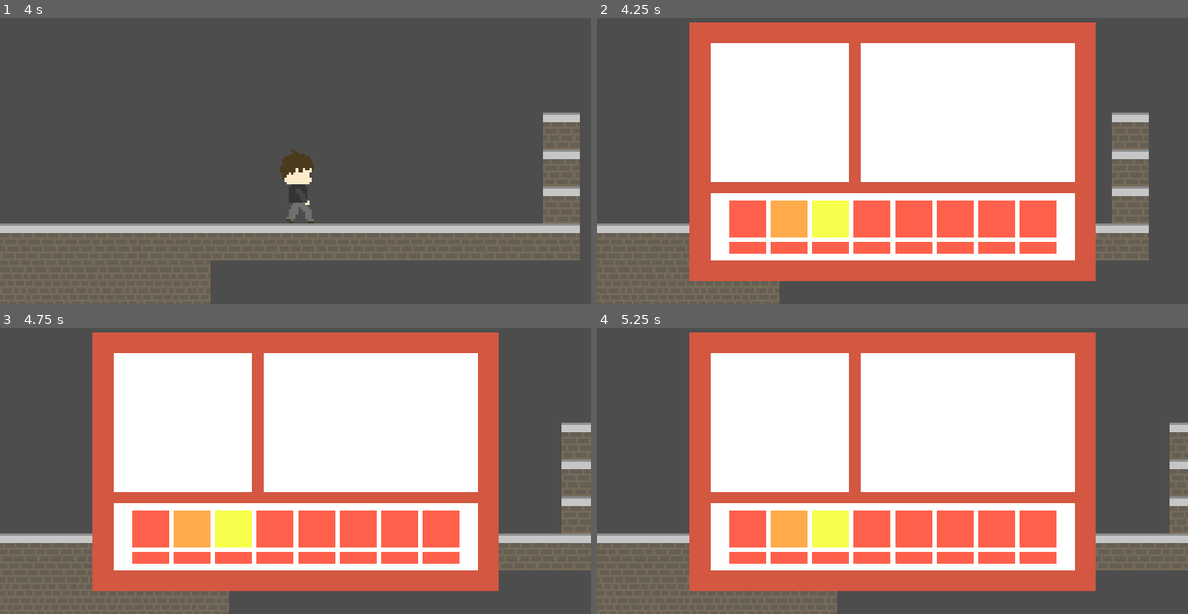
Above: before the commit, frames 1-4 (two rows, left to right).
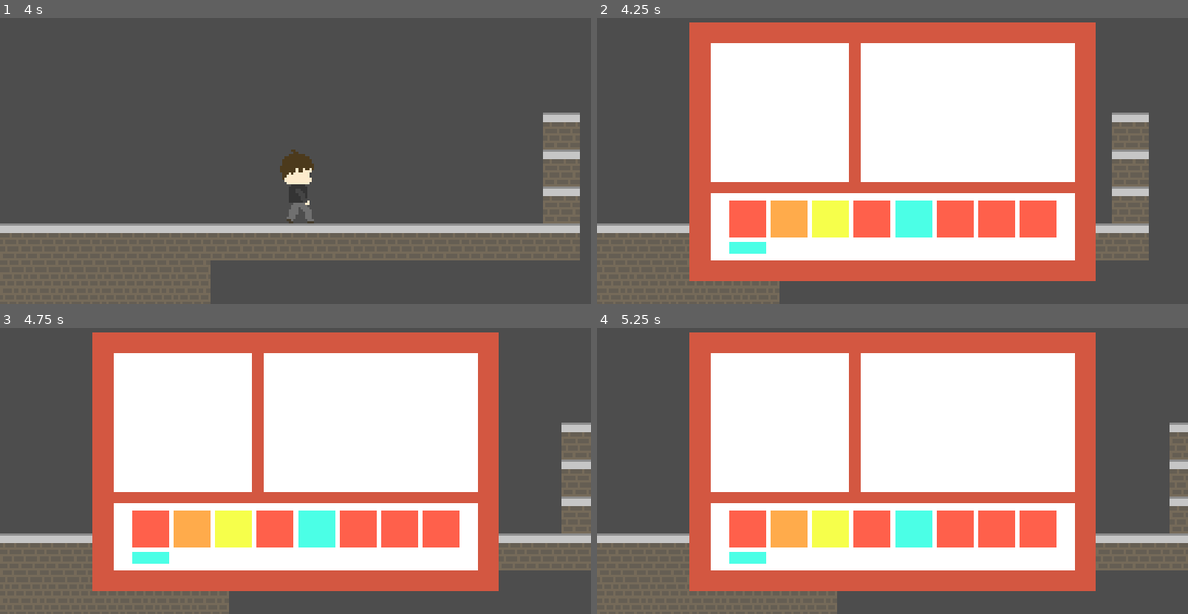
Above: after the commit, the same moments.

Repository: Jakeboiegg/railway
Game: Godot game, scene res://game.tscn
Same seed, same stepped clock (60 frames per second), same inputs: the game is played once before the commit and once after it.
Inputs (mouse positions are in pixels of both pictures, inside the frame that each line leads up to):
- Up to frame 1 (4 s): tap Enter (ui_accept) at 0.5, 0.77, 1.52, 3.02, 3.77 s; move the mouse to (425, 120) at 0.52 s; hold Right (move_right) 0.53-2.03 s; move the mouse to (177, 155) at 1.27 s; move the mouse to (354, 63) at 2.02 s; hold Left (move_left) 2.03-2.78 s; move the mouse to (265, 203) at 2.77 s; hold Right (move_right) from 2.78 s (still down); move the mouse to (472, 186) at 3.52 s
- Up to frame 2 (4.25 s): keep holding Right (move_right); tap Q (toggle_inventory) at 4.15 s
- Up to frame 3 (4.75 s): move the mouse to (118, 396) at 4.27 s; release Right (move_right) at 4.28 s; hold Left (move_left) from 4.28 s (still down); tap Enter (ui_accept) at 4.52 s
- Up to frame 4 (5.25 s): move the mouse to (922, 448) at 5.02 s; release Left (move_left) at 5.03 s; hold Right (move_right) from 5.03 s (still down)

Frame 1 is identical in both runs. In frame 2, 2.9% of the frame differs, in the area x 22-78%, y 63-83%; in frame 3, 2.9%; in frame 4, 2.9%.

Commit message:
edited data structure to nested dictionaries

Diff:
--- a/game.tscn
+++ b/game.tscn
@@ -156,7 +156,6 @@
 offset_right = 256.0
 offset_bottom = 144.0
 border_color = Color(0.67158, 0.335321, 0.950431, 1)
-metadata/_edit_lock_ = true
 
 [node name="suitcase" type="Node" parent="UI"]
 script = ExtResource("3_ei05f")
--- a/suitcase.gd
+++ b/suitcase.gd
@@ -8,44 +8,87 @@
 # init variables here
 var inventory = false
 
-func add_items_to_grid() -> void:
-	var all_items = {
-		"red" : preload("res://assets/16x16_test_images/red.png"),
-		"orange" : preload("res://assets/16x16_test_images/orange.png"),
-		"yellow" : preload("res://assets/16x16_test_images/yellow.png"),
-		"green" : preload("res://assets/16x16_test_images/green.png"),
-		"light_blue" : preload("res://assets/16x16_test_images/light_blue.png"),
-		"dark_blue" : preload("res://assets/16x16_test_images/dark_blue.png"),
-		"purple" : preload("res://assets/16x16_test_images/purple.png"),
-		"magenta" : preload("res://assets/16x16_test_images/magenta.png")
-	}
-	var user_items = ["red", "orange", "yellow", "red", "red", "red", "red", "red", "red", "red", "red", "red", "red", "red", "red", "red"]
-	for item in user_items:
-		if item not in all_items:
-			print("'%s' not found in all_items" % item)
-		else:
-			var image = TextureRect.new()
-			image.texture = all_items[item]
+var all_items = {
+  "red" : {
+    "small_img" : preload("res://assets/16x16_test_images/red.png"),
+    "big_img" : "",
+    "desc" : ""
+  },
+  "orange" : {
+    "small_img" : preload("res://assets/16x16_test_images/orange.png"),
+    "big_img" : "",
+    "desc" : ""
+  },
+  "yellow" : {
+    "small_img" : preload("res://assets/16x16_test_images/yellow.png"),
+    "big_img" : "",
+    "desc" : ""
+  },
+  "green" : {
+    "small_img" : preload("res://assets/16x16_test_images/green.png"),
+    "big_img" : "",
+    "desc" : ""
+  },
+  "light_blue" : {
+    "small_img" : preload("res://assets/16x16_test_images/light_blue.png"),
+    "big_img" : "",
+    "desc" : ""
+  },
+  "dark_blue" : {
+    "small_img" : preload("res://assets/16x16_test_images/dark_blue.png"),
+    "big_img" : "",
+    "desc" : ""
+  },
+  "purple" : {
+    "small_img" : preload("res://assets/16x16_test_images/purple.png"),
+    "big_img" : "",
+    "desc" : ""
+  },
+  "magenta" : {
+    "small_img" : preload("res://assets/16x16_test_images/magenta.png"),
+    "big_img" : "",
+    "desc" : ""
+  },
+}
 
-			grid_container.add_child(image)
+var user_items = [
+  "red",
+  "orange",
+  "yellow",
+  "red",
+  "light_blue",
+  "red",
+  "red",
+  "red",
+  "light_blue"
+]
 
-func clear_items_in_grid() -> void:
-	for child in grid_container.get_children():
-		child.queue_free()
+func add_children_to_grid_node() -> void:
+  for item in user_items:
+    if item not in all_items.keys():
+      print("'%s' not found in all_items" % item)
+    else:
+      var image = TextureRect.new()
+      image.texture = all_items[item]["small_img"]
 
+      grid_container.add_child(image)
+
+func clear_children_in_grid_node() -> void:
+  for child in grid_container.get_children():
+    child.queue_free()
 
 func _ready() -> void:
-	suitcase_ui.visible = false
+  suitcase_ui.visible = false
 
-	# make ugly scrollbar disappear
-	scroll_container.get_v_scroll_bar().modulate.a = 0
+  # make ugly scrollbar disappear
+  scroll_container.get_v_scroll_bar().modulate.a = 0
 
 func _process(_delta: float) -> void:
-	if (inventory == false) and (Input.is_action_just_pressed("toggle_inventory")):
-		add_items_to_grid()
-		suitcase_ui.visible = true
-		inventory = true
-	elif (inventory == true) and (Input.is_action_just_pressed("toggle_inventory")):
-		clear_items_in_grid()
-		suitcase_ui.visible = false
-		inventory = false
+  if (inventory == false) and (Input.is_action_just_pressed("toggle_inventory")):
+    add_children_to_grid_node()
+    suitcase_ui.visible = true
+    inventory = true
+  elif (inventory == true) and (Input.is_action_just_pressed("toggle_inventory")):
+    clear_children_in_grid_node()
+    suitcase_ui.visible = false
+    inventory = false
